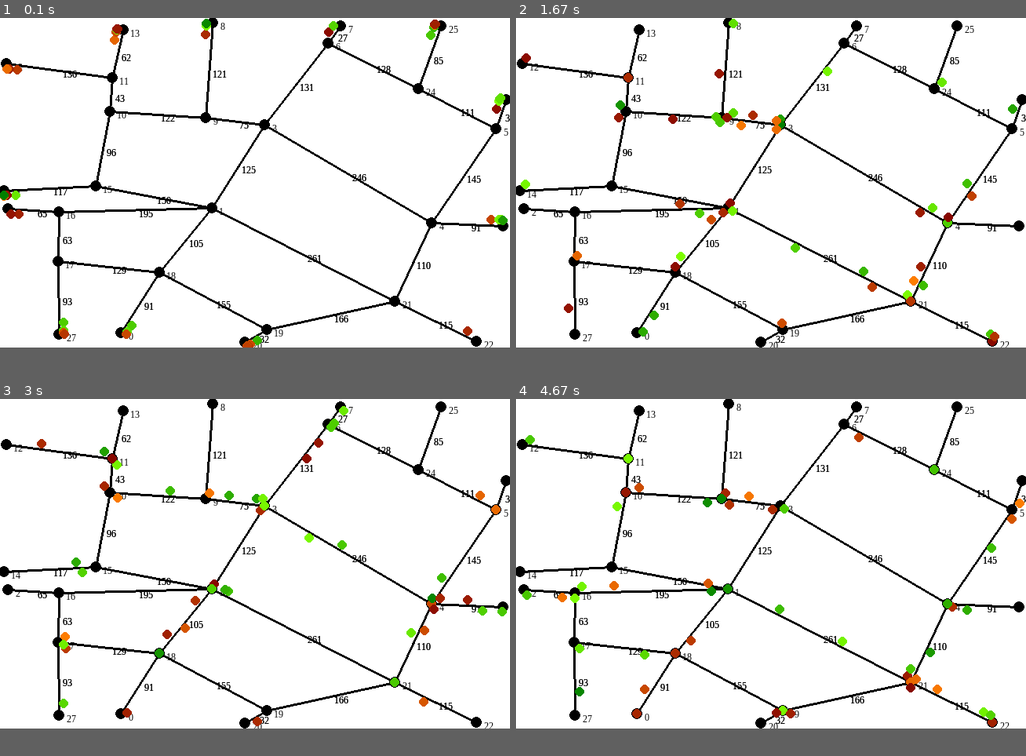
Above: before the commit, frames 1-4 (two rows, left to right).
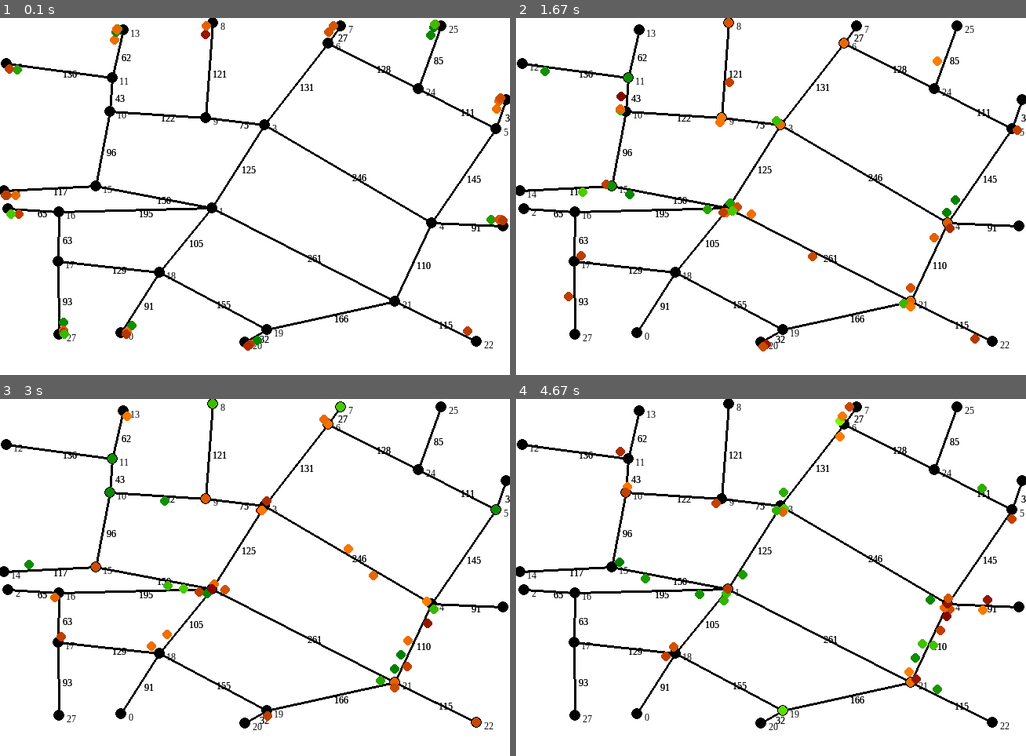
Above: after the commit, the same moments.

Repository: Ickaser/car-graph-viz
Game: pygame game, started from main_pygame.py
Two runs of this game, one before a commit and one after it. Both use one fixed random seed, a clock stepped at 60 frames per second and the inputs below.
Inputs:
- Up to frame 1 (0.1 s): no input
- Up to frame 2 (1.67 s): hold Right 0.33-0.8 s; hold Up 0.83-1.13 s; hold Right 1.17-1.63 s
- Up to frame 3 (3 s): hold Left 1.67-2.2 s; hold Down 2.23-2.53 s; hold Left 2.57-2.97 s
- Up to frame 4 (4.67 s): hold Up 3-3.37 s; hold Right 3.4-4.03 s; hold Down 4.07-4.43 s; hold Left from 4.47 s (still down)
The window is 650x420 before the commit and 650x455 after it. Grey fills any space a smaller window leaves; there, only what the larger window draws over its background counts as a difference.

The runs differ from the first frame. In frame 1, 0.9% of the frame differs, in the area x 0-100%, y 0-94%; in frame 2, 2.6%; in frame 3, 2.6%, in the area x 4-100%, y 0-93%; in frame 4, 2.6%.

Commit message:
Cleanup, documentation

Diff:
--- a/main_pygame.py
+++ b/main_pygame.py
@@ -8,20 +8,21 @@
 
 # window size to be used by pygame. (X, Y)
 # gets used in a number of functions, as it turns out
-size = (650, 420)
+size = (650, 455)
 
 
 # configurable values used when generating cars
 carSettings = dict(
     carSize = 13,
     carAccel = 3,
-    nodeWait = 1,
+    nodeWait = 5,
     randomBehavior = False,
 )
 lanes = True
 weights = False
-carsNum = 50
+carsNum = 40
 stepsNum = 1
+fps = 20
 
 # should be in same directory as this file
 xmlFilename = "storage_a.xml"
@@ -33,8 +34,10 @@
 
     global stepsNum
     global carsNum
+    global size
 
     start_pygame()
+    font = pygame.freetype.SysFont("Times New Roman", 14)
 
     graph = graphGen.Graph(nodeNum = 8, xml = xmlFilename, weighted=weights, lanes = lanes)
     graph_init(graph, size)
@@ -74,17 +77,7 @@
                 running = False
 
             elif event.type == pygame.KEYDOWN:
-                # slider functionality: left slows down, right speeds up
-                if event.key == pygame.K_LEFT:
-                    stepsNum -= 1 if stepsNum > 0 else 0
-                elif event.key == pygame.K_RIGHT:
-                    stepsNum += 1
-
-                # slider functionality: up adds cars, down subtracts (once cars reach their goal)
-                elif event.key == pygame.K_UP:
-                    carsNum += 1
-                elif event.key == pygame.K_DOWN:
-                    carsNum -= 1 if carsNum > 0 else 0
+                sliders(event, new_dirtyRects)
 
         # update system state
         update_system(stepsNum, carList, graph)
@@ -94,7 +87,7 @@
         update_screen(screen, map, carList, old_dirtyRects, new_dirtyRects)
 
         # tick the system clock
-        clock.tick(20) #framerate of 20 fps
+        clock.tick(fps) #framerate of 20 fps
 
 # -------------------------------------------------------------------------
 # Encapsulation functions (just to make the main more readable)
@@ -201,6 +194,26 @@
     # reset the lists of areas which have been updated
     old_dirtyRects[:] = new_dirtyRects
     new_dirtyRects[:] = []
+
+def sliders(event, new_dirtyRects):
+    global carsNum
+    global stepsNum
+    # slider functionality: left slows down, right speeds up
+    if event.key == pygame.K_LEFT:
+        stepsNum -= 1 if stepsNum > 0 else 0
+    elif event.key == pygame.K_RIGHT:
+        stepsNum += 1
+
+    # slider functionality: up adds cars, down subtracts (once cars reach their goal)
+    elif event.key == pygame.K_UP:
+        carsNum += 1
+    elif event.key == pygame.K_DOWN:
+        carsNum -= 1 if carsNum > 0 else 0
+
+    #TODO: the following does not work at all.
+    # Write slider state to screen
+    # new_dirtyRects.append(font.render_to(screen, (10,10), "Total cars: {0}    Steps per frame: {1}".format(carsNum, stepsNum) , fgcolor = pygame.color.Color("black")))
+    # new_dirtyRects.append(font.render_to(screen, (10,size[1]-25), "Steps per frame: {0}".format(stepsNum) ))
 # -------------------------------------------------
 
 if __name__=="__main__":
--- a/simulator/cars.py
+++ b/simulator/cars.py
@@ -307,7 +307,7 @@
         # Compute the values on which the behavior is based
         veloDiff = nextCar.velocity - self.velocity
         distDiff = self.pos.toNext - nextCar.pos.toNext
-        decelDist = 2 * self.carSize + self.accel * sum(range(int(nextCar.velocity/self.accel), int(self.velocity/self.accel)+1))
+        decelDist = 2 * self.carSize + self.accel * sum(range(int(nextCar.velocity/self.accel)-1, int(self.velocity/self.accel)+1))
 
         # car ahead is actually at same position: fudge the distance a little so they spread apart
         if distDiff == 0:
@@ -316,7 +316,7 @@
         elif veloDiff > 0 and distDiff > self.carSize:
             return self.accel if veloDiff >= self.accel else veloDiff
         # car ahead is slower and close: decelerate
-        elif veloDiff < 0 and distDiff <= decelDist:
+        elif veloDiff < 0 and distDiff <= decelDist + self.velocity:
             return -self.accel if self.velocity >= self.accel else -self.velocity
         # car ahead is slower or same speed but far away: ignore car ahead (call other function)
         elif veloDiff < 0 and distDiff > decelDist:
Not shown, changed: README.md
